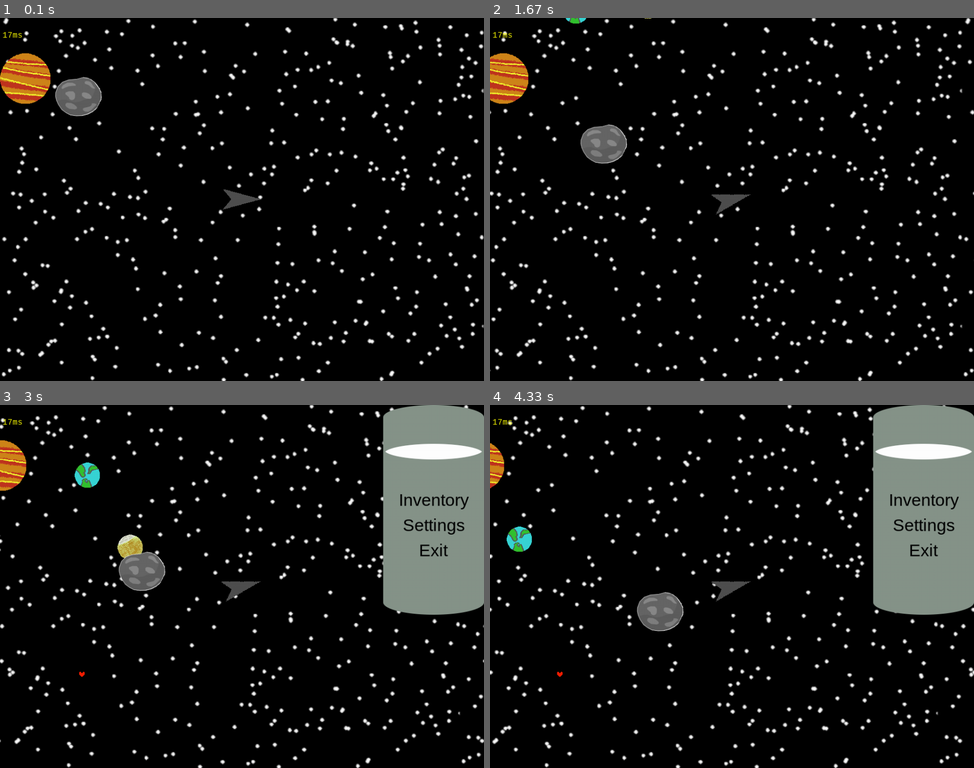
Above: before the commit, frames 1-4 (two rows, left to right).
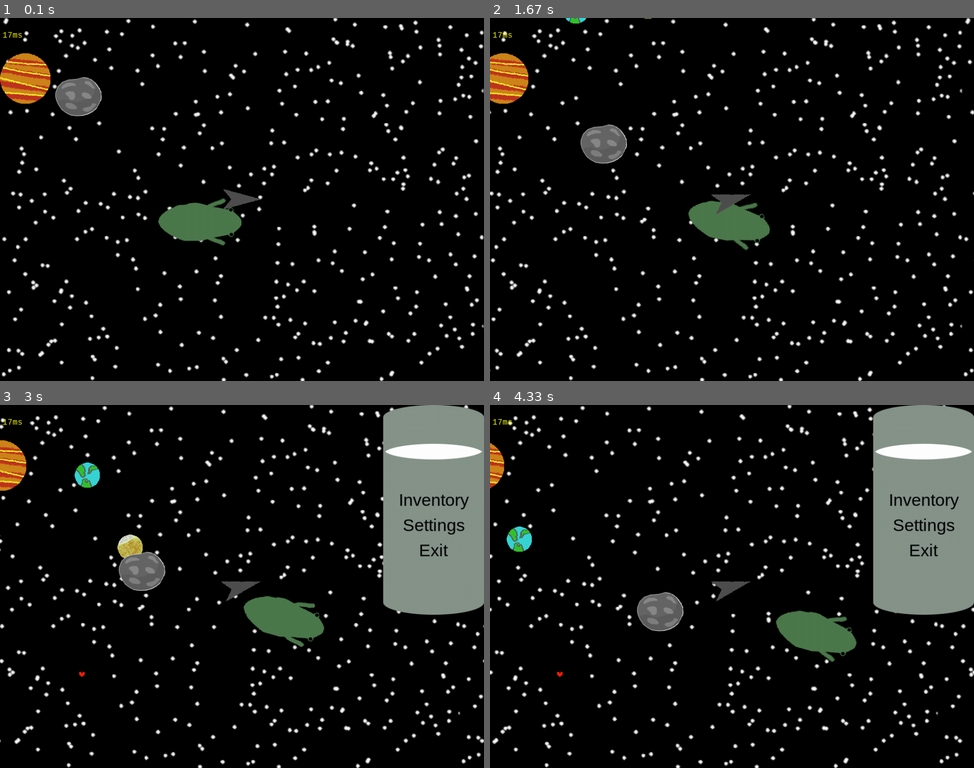
Above: after the commit, the same moments.

Repository: Jacob-OTW/Explorer-in-PyGame
Game: pygame game, started from main.py
The game is run twice, just before and just after one commit, with the same random seed, the same clock (stepped at 60 frames per second) and the same inputs.
Inputs (mouse positions are in pixels of both pictures, inside the frame that each line leads up to):
- Up to frame 1 (0.1 s): no input
- Up to frame 2 (1.67 s): tap Space at 0.33 s; click (886, 188) at 0.72 s; tap A at 1 s; right-click (581, 145) at 1.38 s
- Up to frame 3 (3 s): click (91, 669) at 1.72 s; tap E at 2.33 s; hold Down 2.67-2.97 s
- Up to frame 4 (4.33 s): hold Up 3-3.37 s; hold Down 3.4-3.77 s; hold Up 3.8-4.1 s; hold Down from 4.13 s (still down)

The runs differ from the first frame. In frame 1, 1.5% of the frame differs, in the area x 32-50%, y 49-63%; in frame 2, 1.4%; in frame 3, 1.5%, in the area x 50-67%, y 52-67%; in frame 4, 1.5%.

Commit message:
Added movement to creature, switched "startx", "starty" with "start(x, y)" for planets and creatures

Diff:
--- a/creature_obj.py
+++ b/creature_obj.py
@@ -1,4 +1,6 @@
 import pygame
+import math
+import random
 from settings import stage
 
 
@@ -9,28 +11,39 @@
         self.animation_flow = True
         self.image = pygame.image.load(f'Assets/Creature/{self.animation_index}.png')
         self.rect = self.image.get_rect()
-        self.startx, self.starty = pos
+        self.start = pos
+        self.force = pygame.math.Vector2(0, 0)
         self.angle = 90
         self.timer = 0
 
     def update(self):
-        self.timer += 1
-        if self.timer > 5:
-            self.cycle_animation()
-        self.image = pygame.image.load(f'Assets/Creature/{self.animation_index}.png')
-        self.rect.x, self.rect.y = (self.startx - stage.XScroll, self.starty - stage.YScroll)
+        self.cycle_animation()
+        self.start += self.force
+        self.force *= 98 / 100
+        self.image = pygame.transform.rotate(pygame.image.load(f'Assets/Creature/{round(self.animation_index)}.png'), self.angle - 90)
+        self.rect = self.image.get_rect(center=(self.start[0] - stage.XScroll, self.start[1] - stage.YScroll))
 
     def cycle_animation(self):
+        speed = 0.3
         if self.animation_flow:
-            self.animation_index += 1
-            if self.animation_index > 13:
+            self.animation_index += speed
+            if round(self.animation_index) > 13:
                 self.animation_index = 13
                 self.animation_flow = False
+                self.accelerate()
         else:
-            self.animation_index -= 1
-            if self.animation_index < 0:
+            self.animation_index -= speed
+            if round(self.animation_index) < 0:
                 self.animation_index = 0
                 self.animation_flow = True
+                self.angle += random.uniform(-20, 20)
+
+    def accelerate(self):
+        convert = math.pi * 2 / 360
+        x = math.sin(self.angle * convert) * 3
+        y = math.cos(self.angle * convert) * 3
+        self.force = pygame.math.Vector2(x, y)
+
 
 creature_group = pygame.sprite.Group()
-creature_group.add(Creature())
+creature_group.add(Creature(pos=(400, 400)))
--- a/main.py
+++ b/main.py
@@ -118,6 +118,8 @@
 Stars.addstars()  # Add the 4 background tiles
 
 mimic_group.add(Mimic(play, is_player=True))
+for i in creature_group.sprites():
+    mimic_group.add(Mimic(i))
 for i in planet_group.sprites():
     mimic_group.add(Mimic(i))
 
--- a/mimic_obj.py
+++ b/mimic_obj.py
@@ -13,8 +13,8 @@
         self.rect = self.image.get_rect()
 
     def update(self):
-        x = stage.XScroll + self.target.rect.centerx if self.player else self.target.startx
-        y = stage.YScroll + self.target.rect.centery if self.player else self.target.starty
+        x = stage.XScroll + self.target.rect.centerx if self.player else self.target.start[0]
+        y = stage.YScroll + self.target.rect.centery if self.player else self.target.start[1]
         self.image = pygame.transform.scale(self.target.image,
                                             (self.target.rect.width / self.div, self.target.rect.height / self.div))
         self.rect = self.image.get_rect(center=((x * 0.018) + stage.SCREEN_WIDTH / 2,
--- a/planet_obj.py
+++ b/planet_obj.py
@@ -22,8 +22,7 @@
         self.rect = self.image.get_rect(center=(x - stage.XScroll, y - stage.YScroll))
 
         # Set values
-        self.startx = x
-        self.starty = y
+        self.start = (x, y)
         self.XF = xf
         self.YF = yf
         self.status = status
@@ -46,13 +45,11 @@
 
             self.orbit_value += self.mass * self.orbit_speed
 
-            self.startx += self.XF
-            self.starty += self.YF
+            self.start = (self.start[0] + self.XF, self.start[1] + self.YF)
             if play.Current_Planet == self:
                 stage.change_scroll((self.XF, self.YF))
         elif 'Asteroid' in self.status:
-            self.startx += self.XF
-            self.starty += self.YF
+            self.start = (self.start[0] + self.XF, self.start[1] + self.YF)
             if play.Current_Planet == self:
                 stage.change_scroll((self.XF, self.YF))
         if 'Loot' in self.status:
@@ -62,7 +59,7 @@
 
         self.image = pygame.transform.scale(self.stored, (self.size, self.size))
         self.mask = pygame.mask.from_surface(self.image)
-        self.rect.x, self.rect.y = (self.startx - stage.XScroll, self.starty - stage.YScroll)  # Update Pos  # Move rect to updated position
+        self.rect.x, self.rect.y = (self.start[0] - stage.XScroll, self.start[1] - stage.YScroll)  # Update Pos  # Move rect to updated position
 
         # Setup for Mask collision test
         offset = (play.rect.x - self.rect.x, play.rect.y - self.rect.y)
